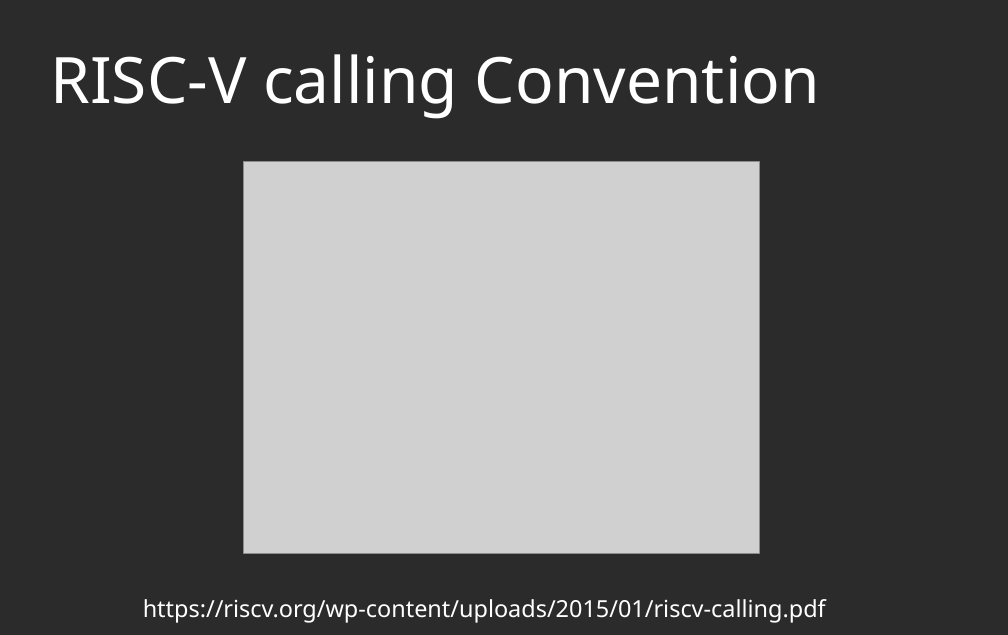
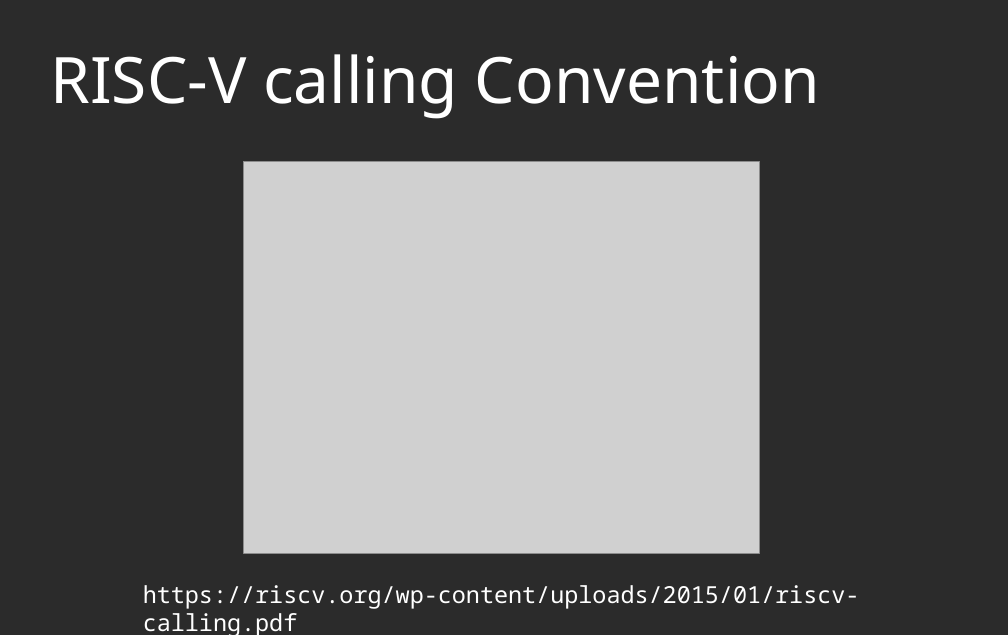
Before and after one commit to murthuja1708/desd_class, a slide deck: slide 10 of RISCV.odp. Drawn at 1008x635 pixels with LibreOffice and Linux fonts; fonts in the diff are those of the drawing; grey boxes stand for pictures; background and template pictures are left out; a plain dark background stands for a picture behind light text. Boxes give left, top, right and bottom in pixels: in the first picture for what was removed or moved away, otherwise in the second. Text is boxed around its words. In the diff, an @@ line names an element or a change of style, - is before the commit and + after.

```diff
--- a/RISCV.odp
+++ b/RISCV.odp
@@ text "https://riscv.org/wp-content/uploads/2015/01/riscv-calling.p ...": place and size @@
-text "https://riscv.org/wp-content/uploads/2015/01/riscv-calling.p ..." at [143, 599, 826, 623]
+text "https://riscv.org/wp-content/uploads/2015/01/riscv-calling.p ..." at [143, 585, 860, 635]
@@ text "https://riscv.org/wp-content/uploads/2015/01/riscv-calling.p ..." at [143, 585, 860, 635]: font Noto Sans to Noto Sans Mono @@
```
Also in this commit, not shown: 15 other slides changed, 8 slides added, 5 slides removed.
